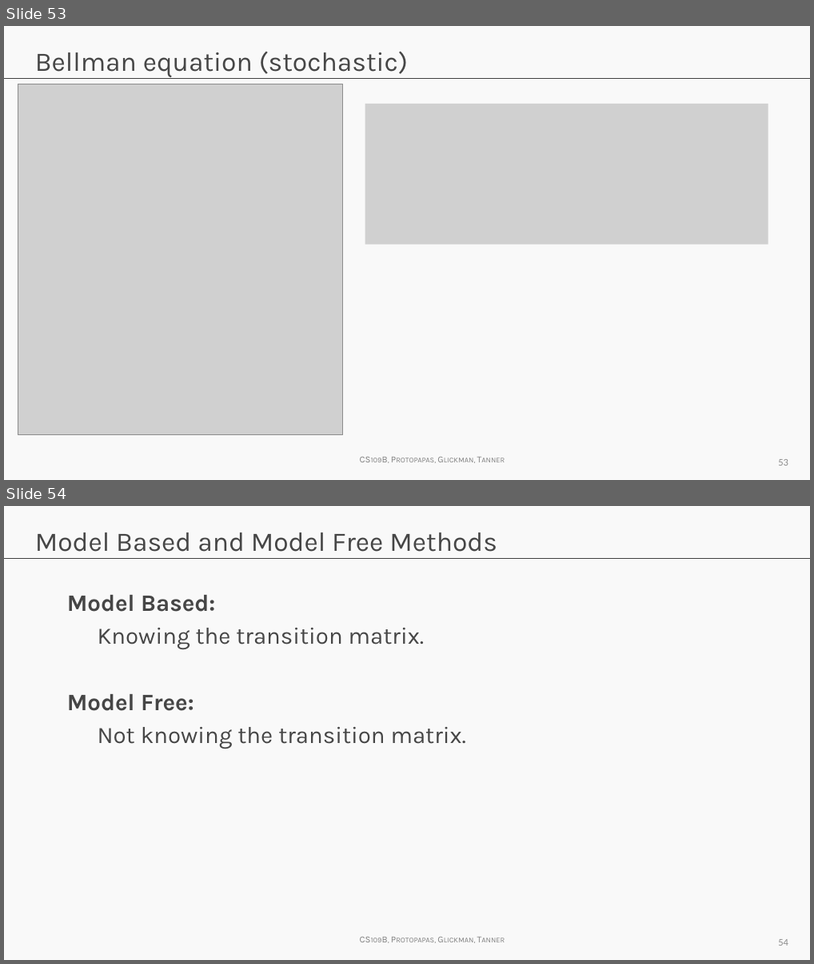
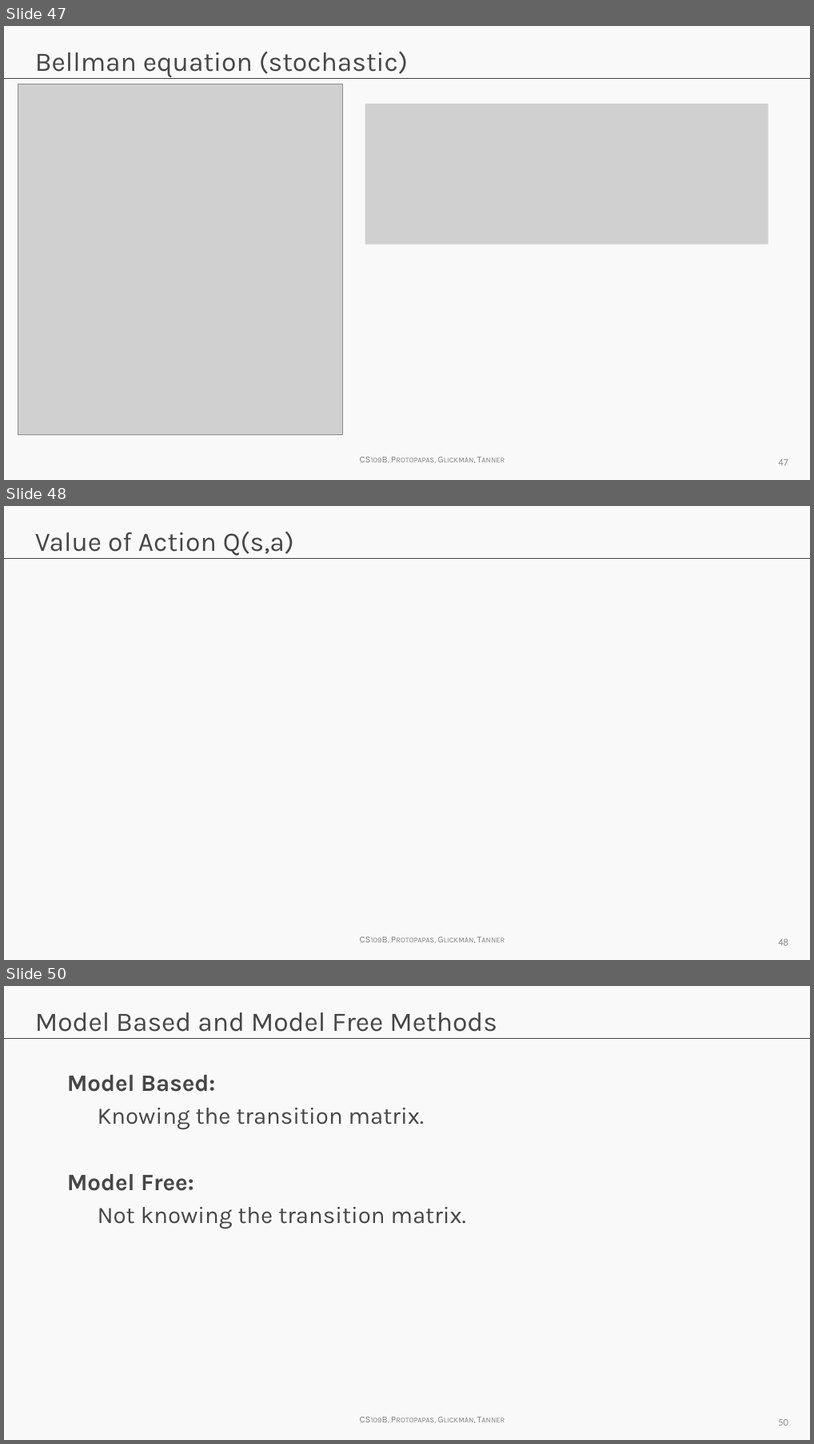
Before and after one commit to wfseaton/2020-CS109B, a slide deck: content/lectures/lecture20/presentation/cs109b_RL.pptx. Shown one above the other, each under a label of ours: slides 53 and 54 before the commit, slides 47, 48 and 50 after it; the slides between them are not shown. The pictures are 814x964 and 814x1444 pixels, drawn with LibreOffice and Linux fonts; fonts in the diff are those of the drawing; grey boxes stand for pictures; background and template pictures are left out. Boxes give left, top, right and bottom in pixels: in the first picture for what was removed or moved away, otherwise in the second. Text is boxed around its words. In the diff, an @@ line names an element or a change of style, - is before the commit and + after.

```diff
--- a/content/lectures/lecture20/presentation/cs109b_RL.pptx
+++ b/content/lectures/lecture20/presentation/cs109b_RL.pptx
@@ slide 48 added at bbox=[4, 506, 810, 960], background #F9F9F9; not listed: 2 template elements that a slide beside it also shows @@
@@ title added at bbox=[35, 531, 294, 556], 24 pt, text #464646 @@
+Value of Action Q(s,a)
@@ page number added at bbox=[778, 938, 789, 945], 9 pt, text #8C8C8C @@
+48
@@ what was slide 53 is now slide 47 @@
@@ page number at bbox=[778, 459, 789, 465]: text changed @@
-53
+47
@@ what was slide 54 is now slide 50 @@
@@ page number at bbox=[778, 1419, 789, 1425]: text changed @@
-54
+50
```
Also in this commit, not shown: 6 slides changed, 12 other slides added, 7 slides removed, 21 other files.
